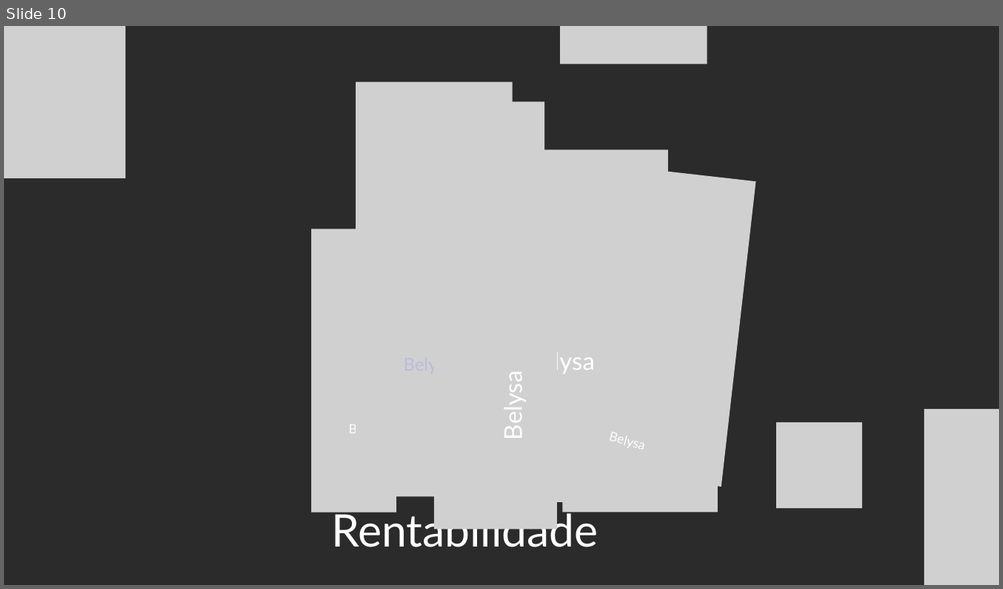
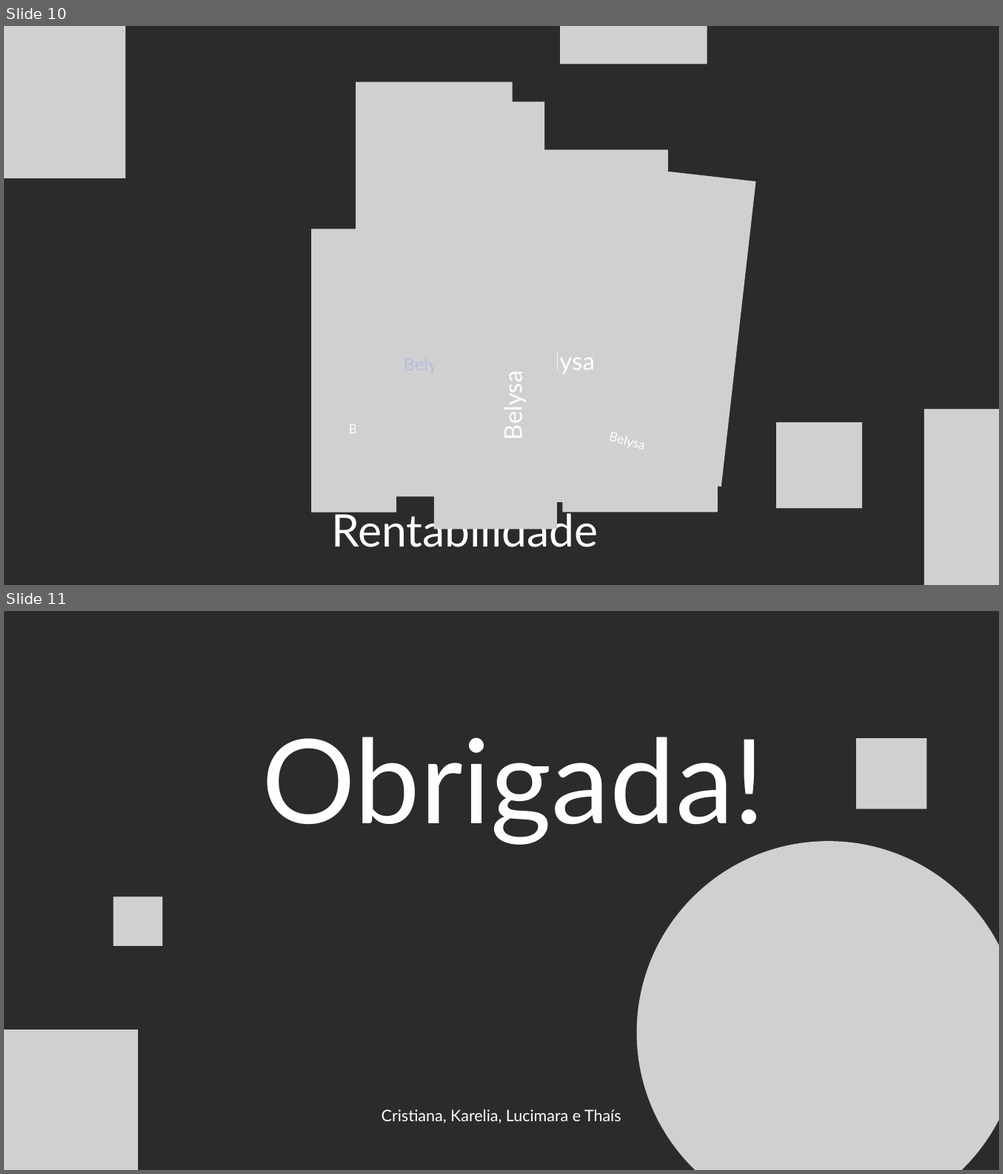
Before and after one commit to thaislauriano31/hackathon-wit, a slide deck: Belysa - Pitch.pptx. Shown one above the other, each under a label of ours: slide 10 before the commit, slides 10 and 11 after it. The pictures are 1003x589 and 1003x1174 pixels, drawn with LibreOffice and Linux fonts; fonts in the diff are those of the drawing; grey boxes stand for pictures; background and template pictures are left out; a plain dark background stands for a picture behind light text. Boxes give left, top, right and bottom in pixels: in the first picture for what was removed or moved away, otherwise in the second. Text is boxed around its words. In the diff, an @@ line names an element or a change of style, - is before the commit and + after.

```diff
--- a/Belysa - Pitch.pptx
+++ b/Belysa - Pitch.pptx
@@ slide 11 added at <box>4,611,999,1170</box>, background picture (left out) @@
@@ text added at <box>262,737,765,845</box>, 169.4 pt, text #FFFFFF @@
+Obrigada!
@@ picture added at <box>856,738,927,809</box> @@
@@ picture added at <box>637,841,999,1170</box> @@
@@ picture added at <box>114,897,162,946</box> @@
@@ picture added at <box>4,1030,138,1170</box> @@
@@ text added at <box>381,1110,621,1124</box>, 23 pt, text #FFFFFF @@
+Cristiana, Karelia, Lucimara e Thaís
```
Also in this commit, not shown: 1 other slide added, 2 slides removed.
